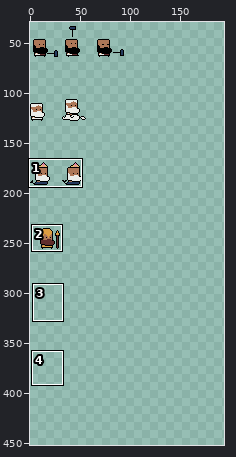
Sprite sheet: src/assets/characters.png. Above: a wide view before the commit, with the close-up outlined.
Close-up. Before the edit:
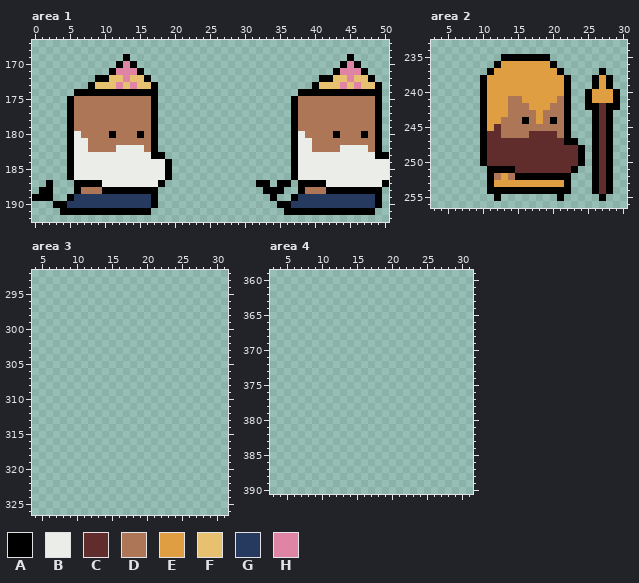
The file is 512x512 pixels. Shown: area 1: x 0..50, y 167..192; area 2: x 3..30, y 233..256; area 3: x 4..31, y 292..326; area 4: x 3..31, y 359..390. The wide view leaves out empty margins. The commit also changed other parts of the picture, which this record leaves out.
Palette (. is transparent): A #000000  B #ebede9  C #602c2c  D #ad7757  E #de9e41  F #e8c170  G #253a5e  H #df84a5
Pixels before, area 1, first column x 0:
169 .............A...............................A.....
170 ............AHA.............................AHA....
171 ...........AHHHA...........................AHHHA...
172 .........AAFFHFFA........................AAFFHFFA..
173 ........AFFFHFHFFA......................AFFFHFHFFA.
174 ......AAAAAAAAAAAA....................AAAAAAAAAAAA.
175 .....ADDDDDDDDDDDA...................ADDDDDDDDDDDA.
176 .....ADDDDDDDDDDDA...................ADDDDDDDDDDDA.
177 .....ADDDDDDDDDDDA...................ADDDDDDDDDDDA.
178 .....ADDDDDDDDDDDA...................ADDDDDDDDDDDA.
179 .....ADDDDDDDDDDDA...................ADDDDDDDDDDDA.
180 .....ABDDDDADDDADA...................ABDDDDADDDADA.
181 .....ABBDDDDDDDDDA...................ABBDDDDDDDDDA.
182 .....ABBDDDDBBBBDA...................ABBDDDDBBBBDA.
183 .....ABBBBBBBBBBBAA..................ABBBBBBBBBBBAA
184 .....ABBBBBBBBBBBBBA.................ABBBBBBBBBBBBB
185 .....ABBBBBBBBBBBBBA.................ABBBBBBBBBBBBB
186 .....ABBBBBBBBBBBBBA.................ABBBBBBBBBBBBB
187 ..A...AAAABBBBBBBBA.............AA.AA.AAAABBBBBBBBA
188 .AA...ADDDAAAAAAAA...............AAA..ADDDAAAAAAAA.
189 AAA..AGGGGGGGGGGGA................A..AGGGGGGGGGGGA.
190 ...AAGGGGGGGGGGGGA.................AAGGGGGGGGGGGGA.
191 ....AAAAAAAAAAAAA...................AAAAAAAAAAAAA..
Pixels before, area 2, first column x 10:
235 ...AAAAAAA..........
236 ..AEEEEEEEA.........
237 .AEEEEEEEEEA.....A..
238 AEEEEEEEEEEEA...AEA.
239 AEEEEEEEEEEEA...AEA.
240 AEEEEEEEEEEEA..AEEEA
241 AEEEDDEEEEEDA..AEEEA
242 AEEEDDDEEEDDA..AACAA
243 AEEEDDDDEDDDA...ACA.
244 AEEDDDADEDADA...ACA.
245 AECDDDDDDDDDA...ACA.
246 ACCDDDDCCCCDA...ACA.
247 ACCCCCCCCCCCAA..ACA.
248 ACCCCCCCCCCCCCA.ACA.
249 ACCCCCCCCCCCCCA.ACA.
250 ACCCCCCCCCCCCCA.ACA.
251 .AAAACCCCCCCCA..ACA.
252 .ADEDAAAAAAAA...ACA.
253 .AEEEEEEEEEEA...ACA.
254 .AAAAAAAAAAAA...ACA.
255 ..A........A.....A..
Once edited:
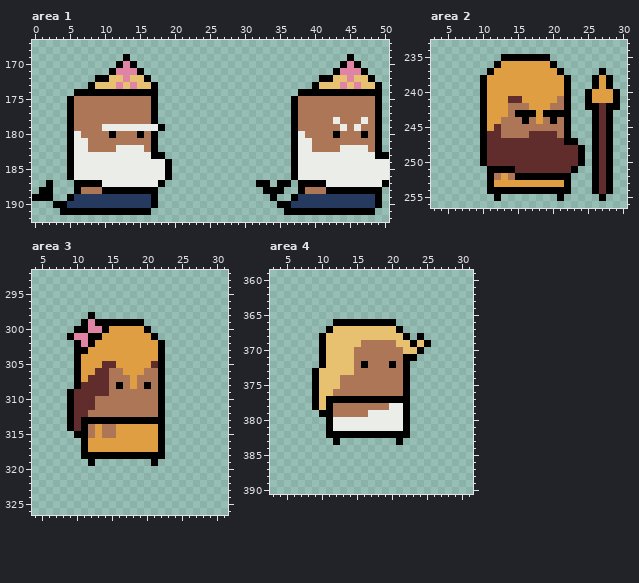
Edits made:
Changed rows in their new state; - is an unchanged pixel.
Area 1:
first column x 10:
178 ---------------------------------B---B
179 BBBBBBBBA-------------------------B-B-
Area 2:
first column x 14:
241 CC------
243 -AAA-AAA
Area 3:
first column x 9:
298 ---A----------
299 --AHAAAAAAA---
300 -AAHHAEEEEEA--
301 AHHAAEEEEEEEA-
302 -AHAEEEEEEEEEA
303 -AAEEEEEEEEEEA
304 -AEEEEEEEEEEEA
305 -AEEECCEEEEECA
306 -AEECCDDEEEDDA
307 -AECCCDDDEDDDA
308 -ACCCCDADEDADA
309 ACCCCCDDDDDDDA
310 ACCCDDDDDDDDDA
311 ACCCDDDDDDDDDA
312 ACCDDDDDDDDDDA
313 ACAAAAAAAAAAAA
314 ACADEDDEEEEEEA
315 -AADEDDEEEEEEA
316 --AEEEEEEEEEEA
317 --AEEEEEEEEEEA
318 --AAAAAAAAAAAA
319 ---A--------A-
Area 4:
first column x 9:
366 ---AAAAAAAAA-----
367 --AFFFFFFFFFA----
368 -AFFFFFFFFFFFA-A-
369 -AFFFFFDDDDDFFAFA
370 -AFFFFDDDDDDDFFA-
371 -AFFFFDDDDDDDAA--
372 -AFFFFDADDDADA---
373 AFFFFFDDDDDDDA---
374 AFFFDDDDDDDDDA---
375 AFFFDDDDDDDDDA---
376 AFFDDDDDDDDDDA---
377 AFAAAAAAAAAAAA---
378 AFADDDDDDDDBBA---
379 -AADDDDDBBBBBA---
380 --ABBBBBBBBBBA---
381 --ABBBBBBBBBBA---
382 --AAAAAAAAAAAA---
383 ---A--------A----
Changed places in both close-ups, as pixel boxes (x1, y1, x2, y2):
changed: (333, 117, 368, 131)
changed: (102, 124, 165, 131)
changed: (508, 96, 564, 117)
added: (67, 312, 165, 466)
added: (312, 319, 431, 445)
